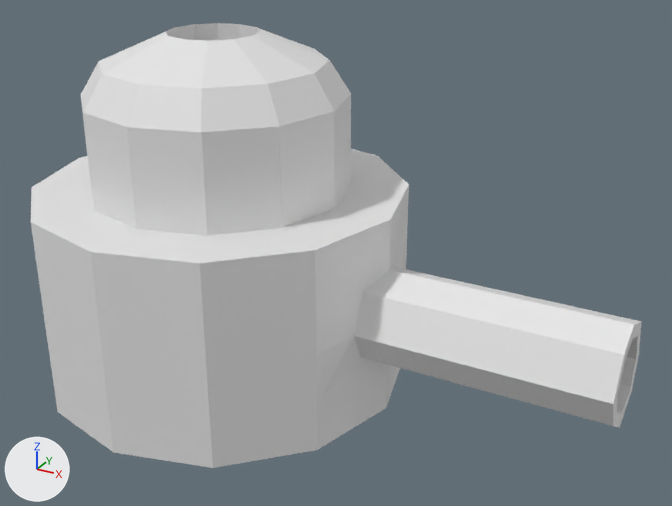
What one commit did to the Blender file Blender/Turret.blend.
Before and after are seen from a 50 mm lens placed at (6.01, -8.2, 5.61), pointed at (1.39, 0.2, 1.41). Arrows for +X, +Y and +Z are at lower left; the lights stay in place.
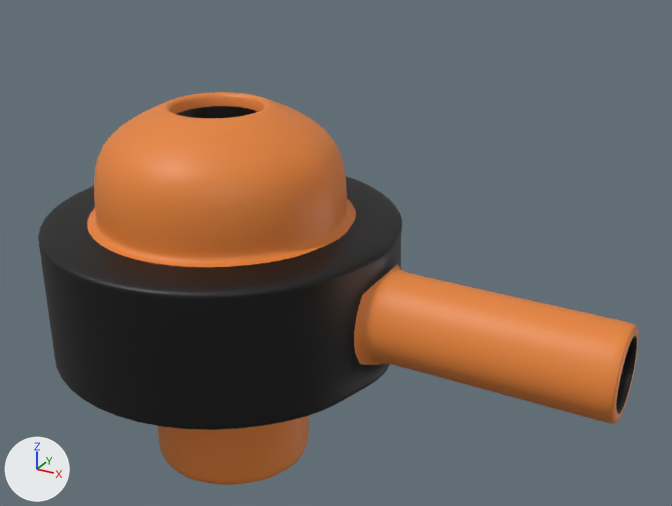
Commit message: Edit Turret

Boxes (x1, y1, x2, y2) around the edits, measured in the pictures (672 x 506 px):
'Cylinder', reshaped, modifiers changed (12% shorter): before (31, 23, 642, 468); after (38, 92, 639, 485)
part 1 of me_cylinder, built on: before (81, 27, 641, 426); after (87, 92, 637, 485)
part 2 of me_cylinder, recoloured (grey to black): before (31, 23, 409, 468); after (39, 106, 402, 430)
part 3 of me_cylinder, recoloured: before (613, 321, 642, 428); after (613, 326, 639, 423)

The edits, one by one:
Material 'CanonIn' (mat_canonin) is new.
Its base color is (0.0, 0.0, 0.0) (black #000000).
Material 'Body' (mat_body) is new.
Its base color is (0.8, 0.232, 0.0397) (orange #e78438).
me_cylinder is used by ob_cylinder; location (0.0, 0.0, 0.0).
me_cylinder had 191 vertices, 177 faces and spanned x -2.15..4.72, y -2.15..2.15, z -1.0..3.78.
me_cylinder now has 299 vertices, 285 faces and spans x -2.15..4.72, y -2.15..2.15, z -1.51..3.02.
Part 1, on me_cylinder:
58 faces are deleted.
28 vertices in x -0.51..0.51, y -0.51..0.51, z 2.68..3.78 move by (0.0, 0.0, -0.76).
14 vertices in x -1.0..1.0, y -1.0..1.0, z -1.0 move by (0.0, 0.0, -0.51).
14 vertices in x -1.48..1.48, y -1.48..1.48, z 3.09 move by (0.0, 0.0, -1.4).
14 vertices in x -1.25..1.25, y -1.25..1.25, z 3.46 move by (0.0, 0.0, -0.75).
12 vertices in x -2.15..2.15, y -2.15..2.15, z -0.29 move by (0.0, 0.0, 0.42).
12 vertices in x -2.15..2.15, y -2.15..2.15, z 2.03 move by (0.0, 0.0, -0.41).
32 vertices move from x -1.48..2.01, y -1.48..1.48, z -0.29..2.03 to x -2.15..2.15, y -2.15..2.15, z 0.07..1.69.
26 vertices are added at x -0.6..4.69, y -0.6..0.6, z 0.29..2.98.
14 new vertices lie (0.0, 0.0, 0.09) away from vertices in x -1.0..1.0, y -1.0..1.0, z -1.0.
14 new vertices lie (0.0, 0.0, 1.29) away from vertices in x -1.0..1.0, y -1.0..1.0, z -1.42.
14 new vertices lie (0.0, 0.0, 0.2) away from vertices in x -1.0..1.0, y -1.0..1.0, z -0.13.
14 new vertices lie (0.0, 0.0, 0.05) away from vertices in x -1.48..1.48, y -1.48..1.48, z 3.09.
14 new vertices lie (0.0, 0.0, 0.6) away from vertices in x -1.48..1.48, y -1.48..1.48, z 1.74.
6 new vertices lie (0.29, 0.0, 0.0) away from vertices in x 2.01, y -0.54..0.54, z 0.49..1.3.
6 new vertices lie (-0.08, 0.0, 0.0) away from vertices in x 4.72, y -0.54..0.54, z 0.49..1.3.
136 new faces join them, mat_body (orange #e78438).
30 new faces join them, mat_canonin (black #000000).
me_cylinder part 2: 111 faces spanning x -2.15..2.47, y -2.15..2.15, z -1.51..3.02 switch from no material to mat_canonin (black #000000).
me_cylinder part 3: 8 faces spanning x 4.72, y -0.54..0.54, z 0.29..1.45 switch from no material to mat_body (orange #e78438).
Object 'Cylinder' (ob_cylinder) gains a SUBSURF modifier named 'Subdivision'.
